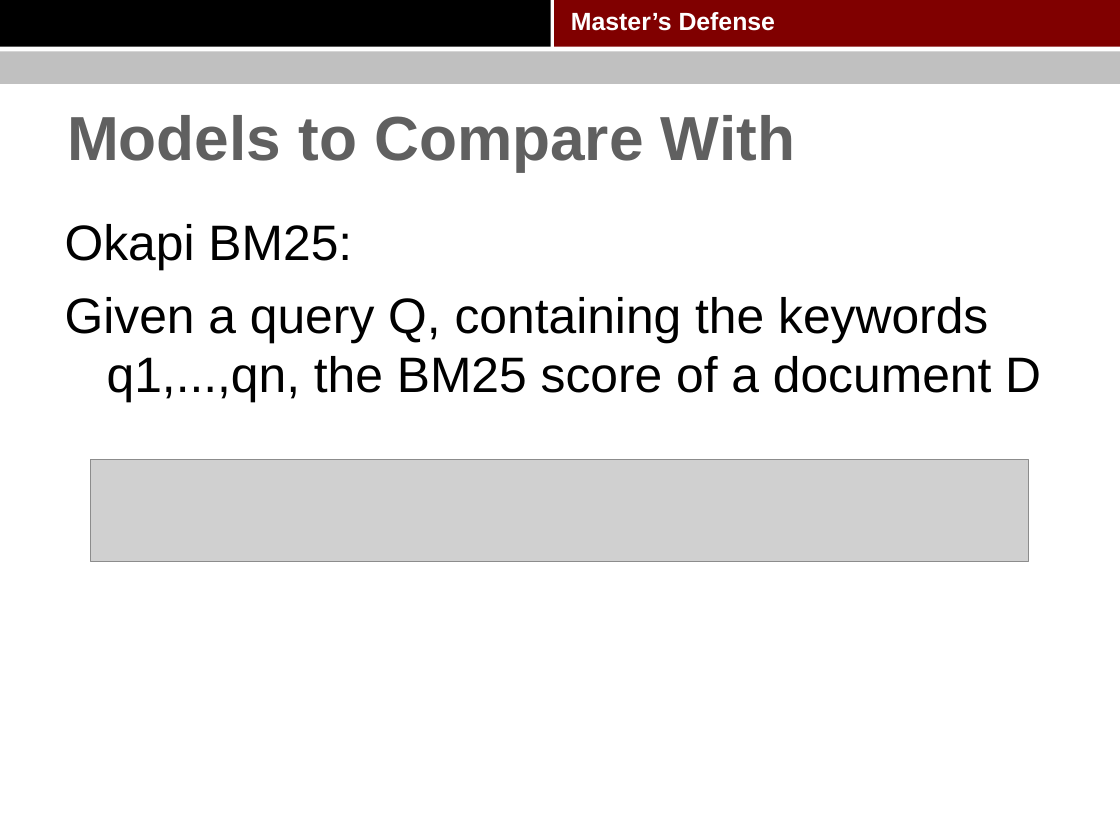
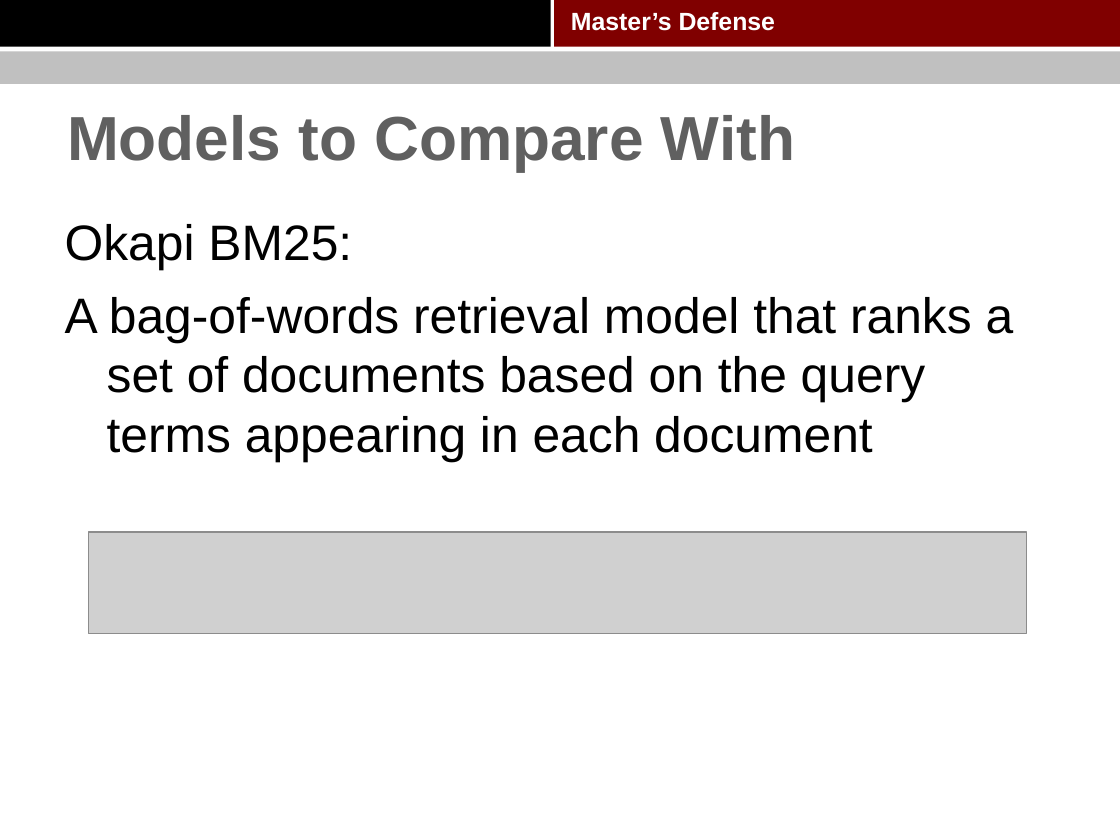
Before and after one commit to pkushiqiang/thesis, a slide deck: slide 70 of media/Master's thesis.pptx. Drawn at 1120x840 pixels with LibreOffice and Linux fonts; fonts in the diff are those of the drawing; grey boxes stand for pictures; background and template pictures are left out. Boxes give left, top, right and bottom in pixels: in the first picture for what was removed or moved away, otherwise in the second. Text is boxed around its words. In the diff, an @@ line names an element or a change of style, - is before the commit and + after.

```diff
--- a/media/Master's thesis.pptx
+++ b/media/Master's thesis.pptx
@@ text at [65,297,1014,462]: text changed @@
-Given a query Q, containing the keywords q1,...,qn, the BM25 score of a document D
+A bag-of-words retrieval model that ranks a set of documents based on the query terms appearing in each document
@@ picture: place and size @@
-picture at [91,459,1029,561]
+picture at [88,532,1027,634]
```
Also in this commit, not shown: 18 other slides changed.
